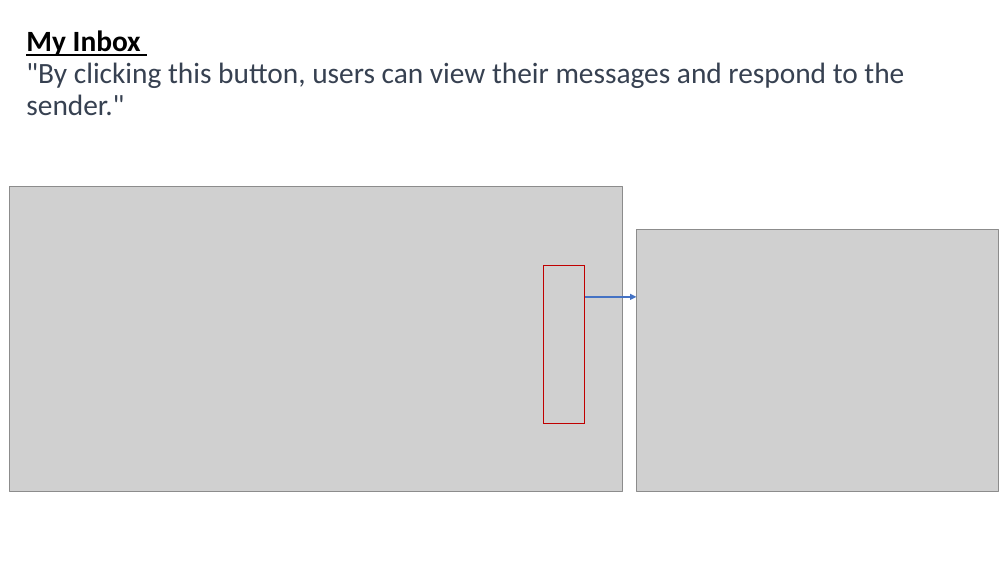
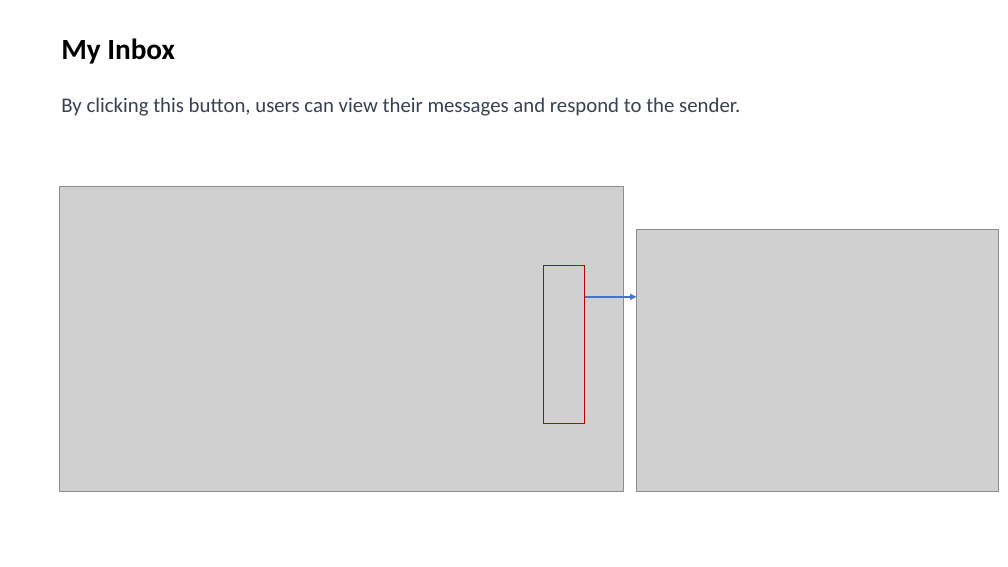
Before and after one commit to farhana2023/HRSystem, a slide deck: slide 14 of StaffSphere.pptx. Drawn at 1008x567 pixels with LibreOffice and Linux fonts; fonts in the diff are those of the drawing; grey boxes stand for pictures. Boxes give left, top, right and bottom in pixels: in the first picture for what was removed or moved away, otherwise in the second. Text is boxed around its words. In the diff, an @@ line names an element or a change of style, - is before the commit and + after.

```diff
--- a/StaffSphere.pptx
+++ b/StaffSphere.pptx
@@ title at bbox=[61, 38, 740, 116]: text changed; size 28 to 19.8 pt @@
-My Inbox
-"By clicking this button, users can view their messages and respond to the sender."
+My Inbox
+By clicking this button, users can view their messages and respond to the sender.
@@ picture: place and size @@
-picture at bbox=[10, 187, 623, 492]
+picture at bbox=[60, 187, 623, 492]
```
Also in this commit, not shown: 38 other slides changed, 1 slide removed, 1 other file.
